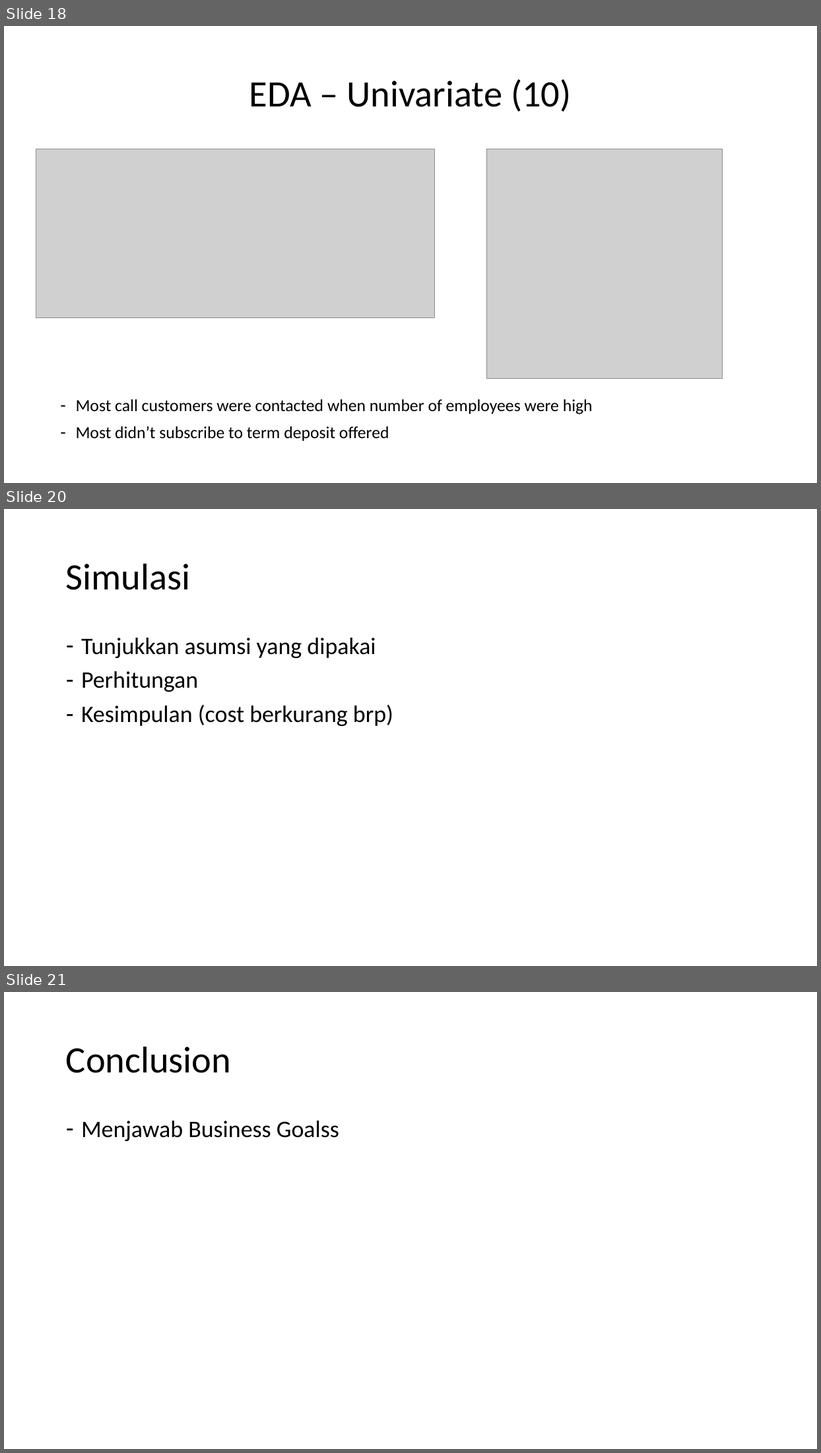
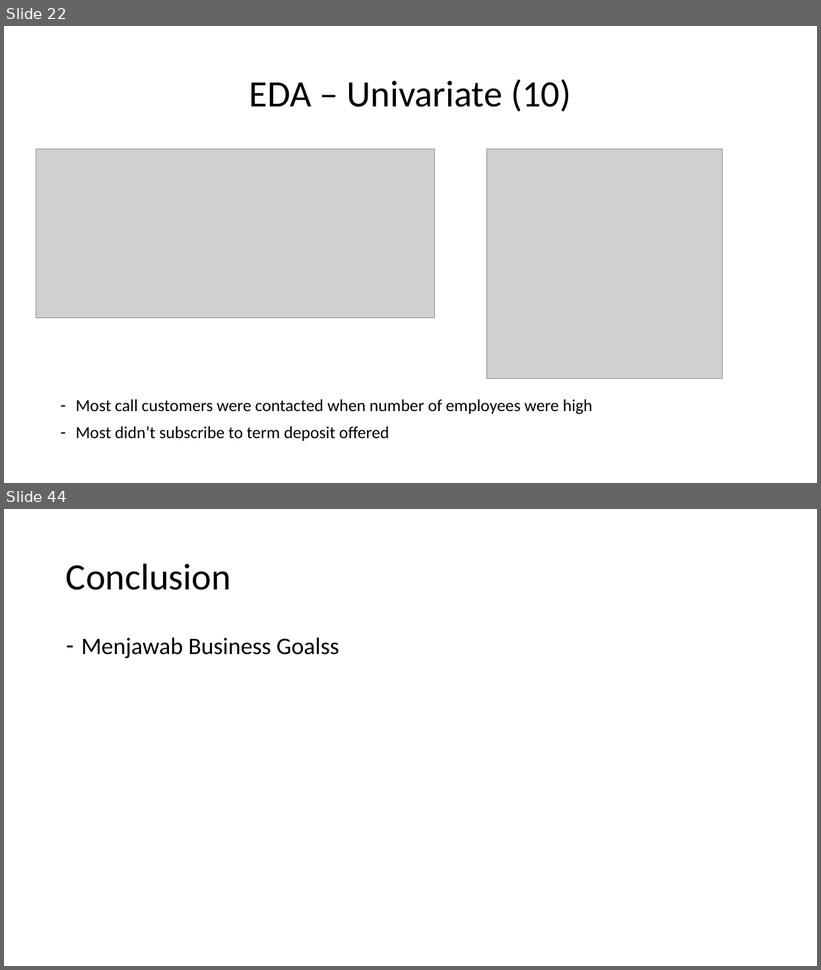
Before and after one commit to abdullahayas123/Tes-Model-Marketing-Scipy, a slide deck: Presentation.pptx. Shown one above the other, each under a label of ours: slides 18, 20 and 21 before the commit, slides 22 and 44 after it; the slides between them are not shown. The pictures are 821x1453 and 821x970 pixels, drawn with LibreOffice and Linux fonts; fonts in the diff are those of the drawing; grey boxes stand for pictures. Boxes give left, top, right and bottom in pixels: in the first picture for what was removed or moved away, otherwise in the second. Text is boxed around its words. In the diff, an @@ line names an element or a change of style, - is before the commit and + after.

```diff
--- a/Presentation.pptx
+++ b/Presentation.pptx
@@ slide 20 removed at (x1=4, y1=509, x2=817, y2=966), background #FFFFFF @@
@@ title removed at (x1=66, y1=563, x2=191, y2=590) @@
-Simulasi
@@ text removed at (x1=81, y1=638, x2=393, y2=726) @@
-– Tunjukkan asumsi yang dipakai
-– Perhitungan
-– Kesimpulan (cost berkurang brp)
@@ what was slide 18 is now slide 22 @@
@@ what was slide 21 is now slide 44 @@
```
Also in this commit, not shown: 2 slides changed, 25 slides added, 1 other slide removed.
